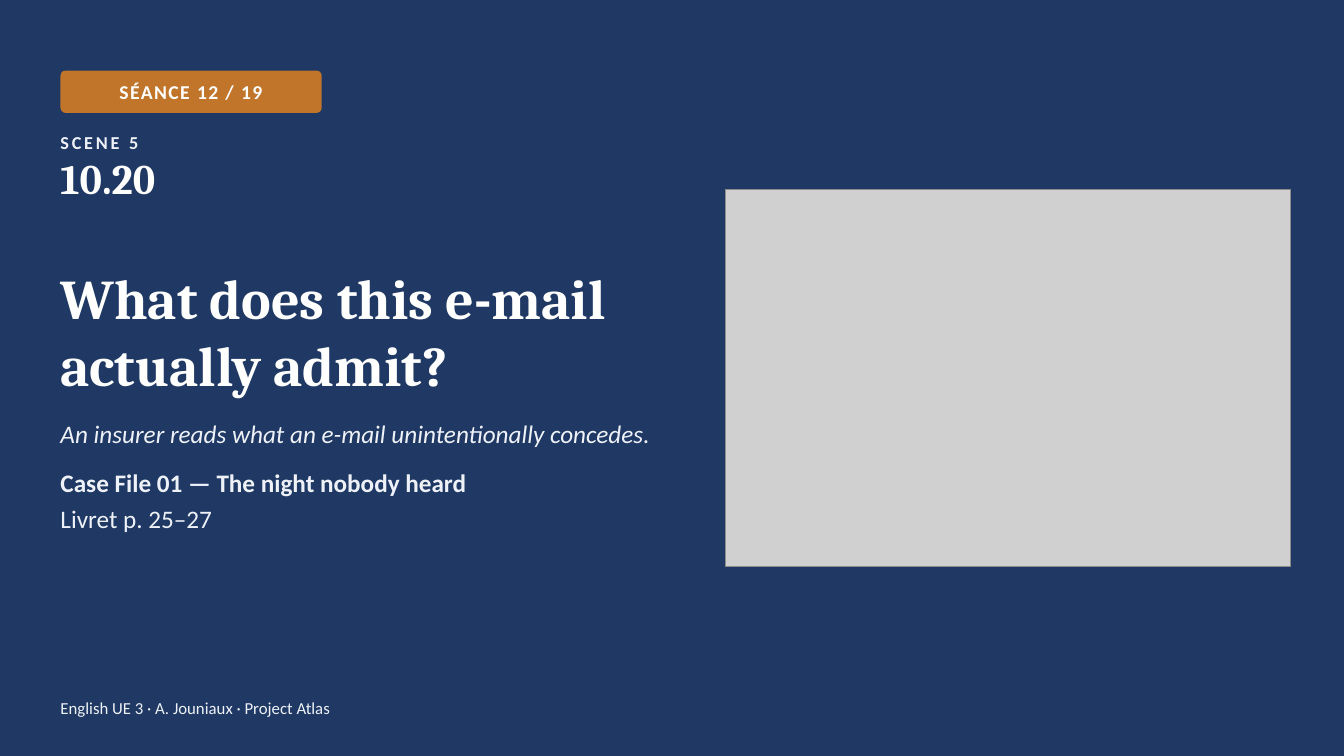
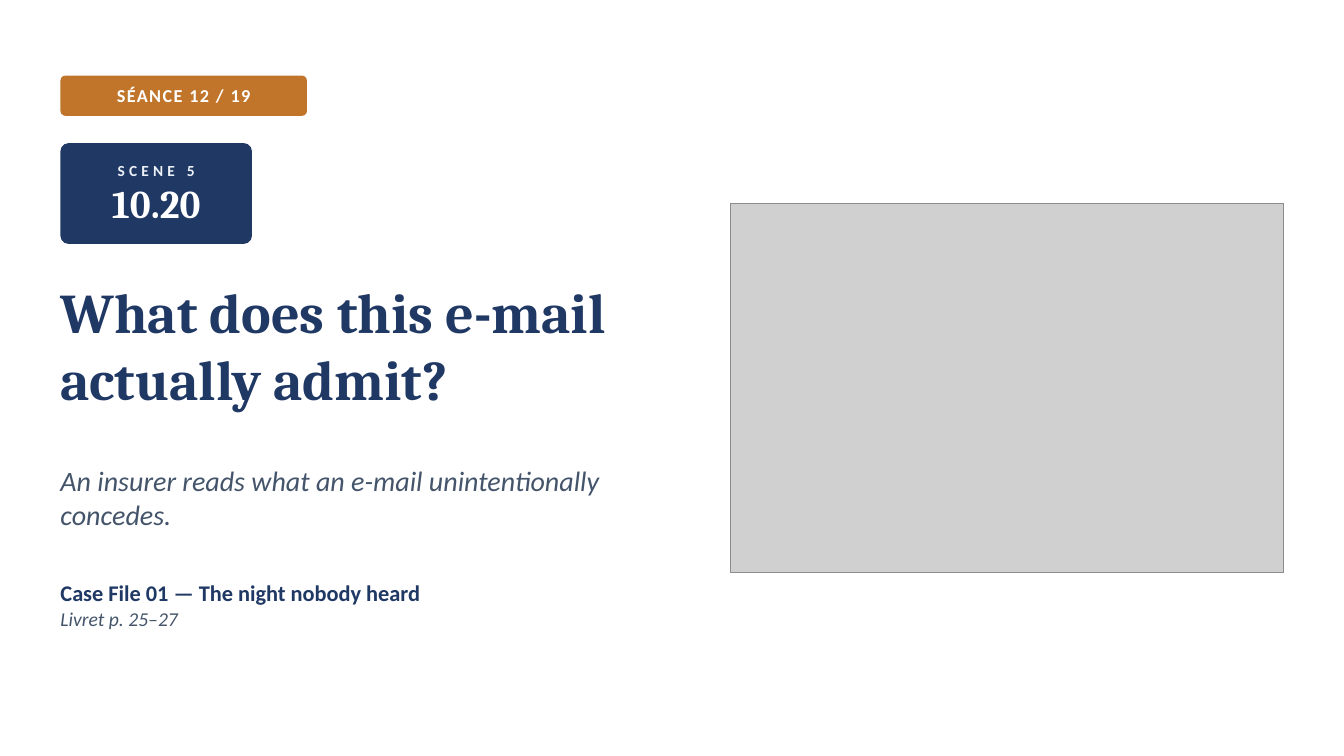
Before and after one commit to ajouniaux/talenleren, a slide deck: slide 1 of powerpoints/Seance_12_Scene5_What_the_email_admits.pptx. Drawn at 1344x756 pixels with LibreOffice and Linux fonts; fonts in the diff are those of the drawing; grey boxes stand for pictures. Boxes give left, top, right and bottom in pixels: in the first picture for what was removed or moved away, otherwise in the second. Text is boxed around its words. In the diff, an @@ line names an element or a change of style, - is before the commit and + after.

```diff
--- a/powerpoints/Seance_12_Scene5_What_the_email_admits.pptx
+++ b/powerpoints/Seance_12_Scene5_What_the_email_admits.pptx
@@ background #1F3864 to #FFFFFF @@
@@ rounded rectangle "SÉANCE 12 / 19": place and size @@
-rounded rectangle "SÉANCE 12 / 19" at (60, 71, 322, 113)
+rounded rectangle "SÉANCE 12 / 19" at (60, 76, 308, 116)
@@ rounded rectangle "SÉANCE 12 / 19" at (60, 76, 308, 116): size 14 to 13 pt; proportions changed @@
@@ text "SCENE 5": place and size @@
-text "SCENE 5" at (60, 137, 155, 195)
+text "SCENE 5" at (112, 166, 201, 219)
@@ text "SCENE 5" at (112, 166, 201, 219): size 13 to 11 pt, letter spacing 2 to 3 pt in "SCENE 5"; size 30 to 28 pt in "10.20"; alignment left to centre; vertical alignment top to middle @@
@@ rounded rectangle added at (60, 143, 252, 244), fill #1F3864 @@
@@ picture: place and size @@
-picture at (726, 190, 1291, 566)
+picture at (731, 204, 1284, 572)
@@ title at (60, 294, 606, 413): text changed; text colour #FFFFFF to #1F3864 @@
-What does this e-mail actually admit?
+What does this e-mail
+actually admit?
@@ title "What does this e-mail" at (60, 294, 606, 413): vertical alignment bottom to top @@
@@ text at (60, 474, 466, 532): paragraphs removed @@
-Case File 01 — The night nobody heard
-Livret p. 25–27
@@ text "An insurer reads what an ...": place and size @@
-text "An insurer reads what an ..." at (60, 425, 650, 532)
+text "An insurer reads what an ..." at (60, 471, 599, 525)
@@ text "An insurer reads what an ..." at (60, 471, 599, 525): size 18 to 20 pt, text colour #EEF2F8 to #44546A; less space between paragraphs @@
@@ text added at (60, 585, 420, 629), 16 pt, text #1F3864, bold @@
+Case File 01 — The night nobody heard
+Livret p. 25–27
@@ text removed at (60, 702, 330, 717) @@
-English UE 3 · A. Jouniaux · Project Atlas
```
Also in this commit, not shown: 18 other slides changed, 15 slides added, 3 slides removed, 7 other files.
